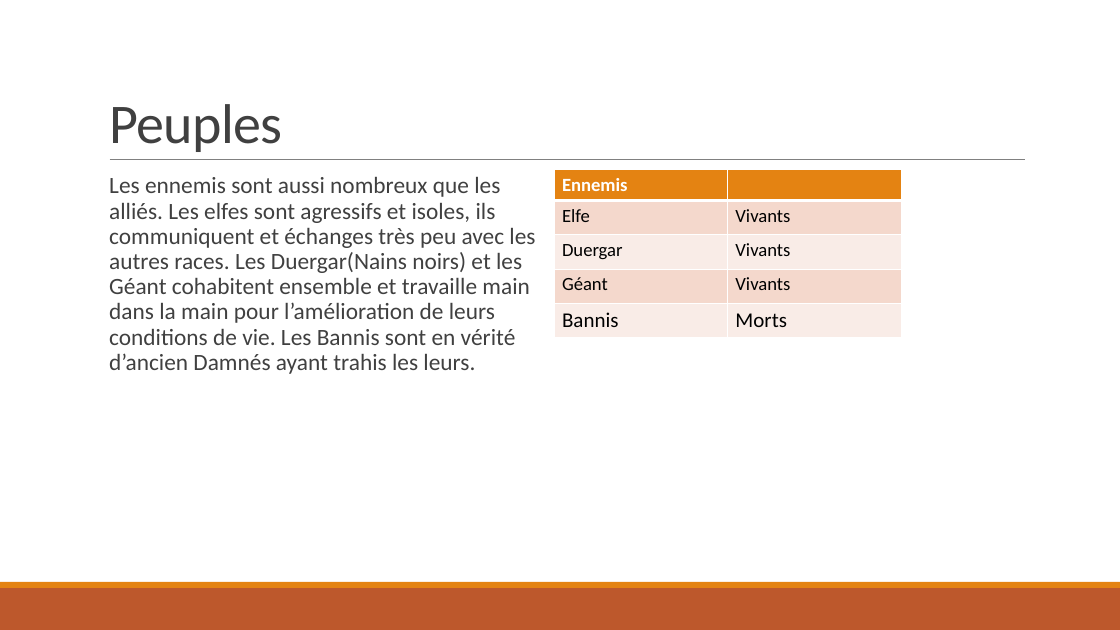
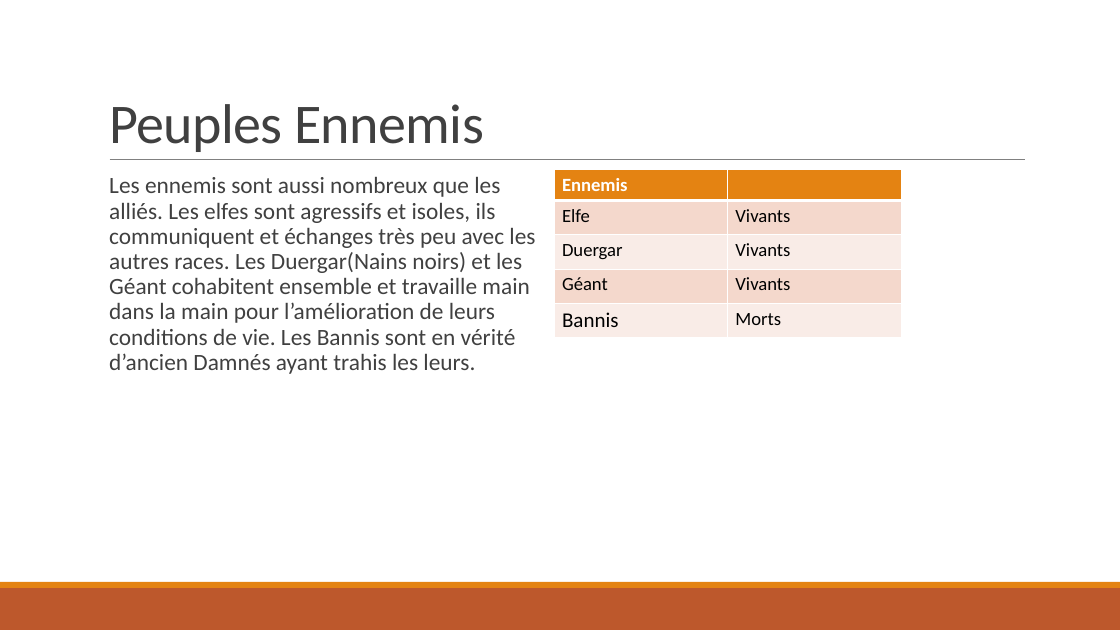
Before and after one commit to NCarrez/JdR-DeadSpells, a slide deck: slide 10 of 00 - Presentation.pptx (slide 7 before the commit). Drawn at 1120x630 pixels with LibreOffice and Linux fonts; fonts in the diff are those of the drawing. Boxes give left, top, right and bottom in pixels: in the first picture for what was removed or moved away, otherwise in the second. Text is boxed around its words. In the diff, an @@ line names an element or a change of style, - is before the commit and + after.

```diff
--- a/00 - Presentation.pptx
+++ b/00 - Presentation.pptx
@@ title at bbox=[109, 104, 484, 152]: text changed @@
-Peuples
+Peuples Ennemis
@@ table at bbox=[555, 170, 901, 337] @@
@@ size 18 to 16 pt in "Morts" @@
```
Also in this commit, not shown: 8 other slides changed, 6 slides added, 5 slides removed.
